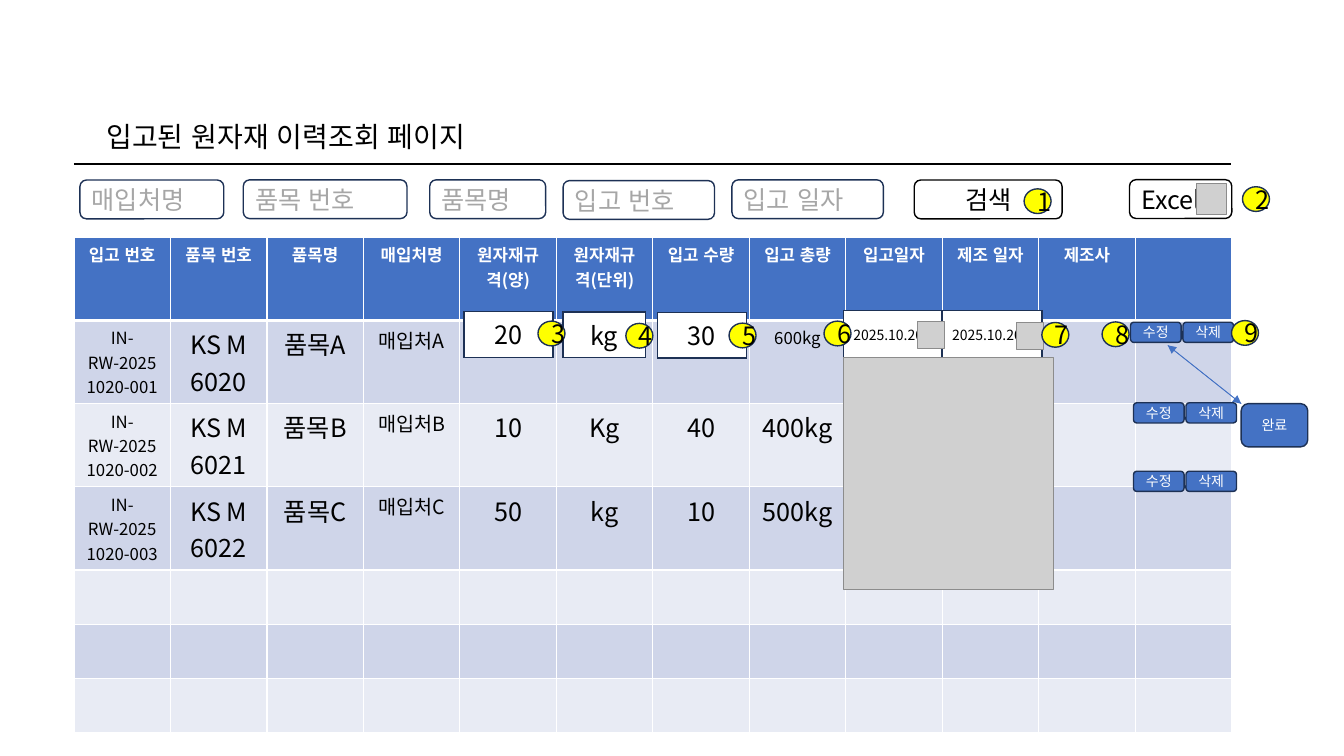
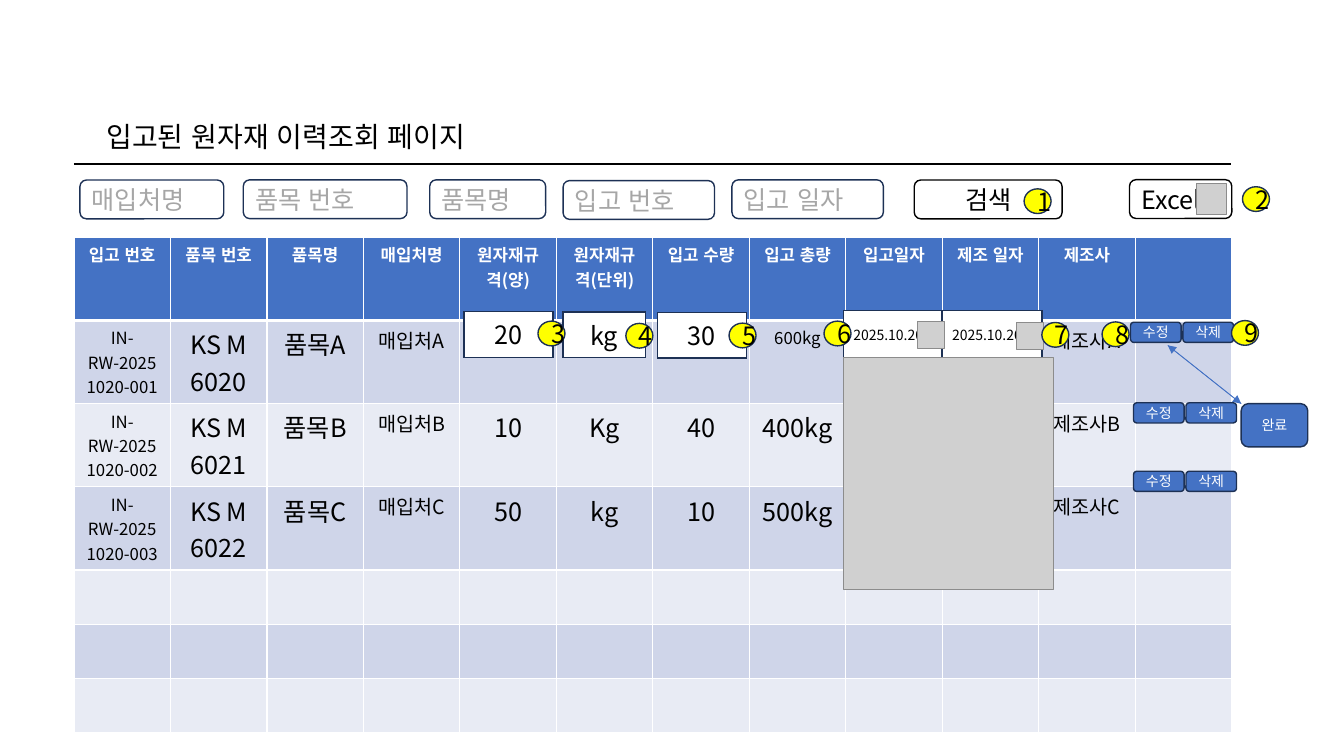
Before and after one commit to wjdgotjd28-del/mes_tripleJ, a slide deck: slide 3 of 화면설계서/원자재 입출고 관리 페이지.pptx. Drawn at 1344x756 pixels with LibreOffice and Linux fonts; fonts in the diff are those of the drawing; grey boxes stand for pictures; background and template pictures are left out. Boxes give left, top, right and bottom in pixels: in the first picture for what was removed or moved away, otherwise in the second. Text is boxed around its words. In the diff, an @@ line names an element or a change of style, - is before the commit and + after.

```diff
--- a/화면설계서/원자재 입출고 관리 페이지.pptx
+++ b/화면설계서/원자재 입출고 관리 페이지.pptx
@@ table at (74, 237, 1235, 682) @@
-row 2, column 11: 
+row 2, column 11: 제조사A
-row 3, column 11: 
+row 3, column 11: 제조사B
-row 4, column 11: 
+row 4, column 11: 제조사C
```
Also in this commit, not shown: 3 other slides changed, 2 other files.
